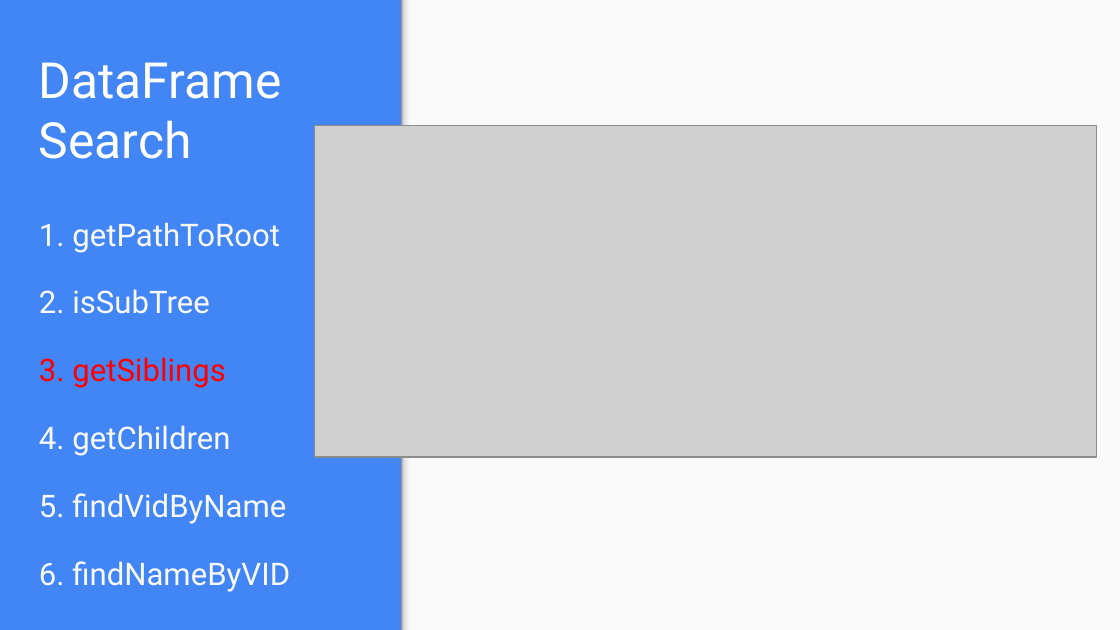
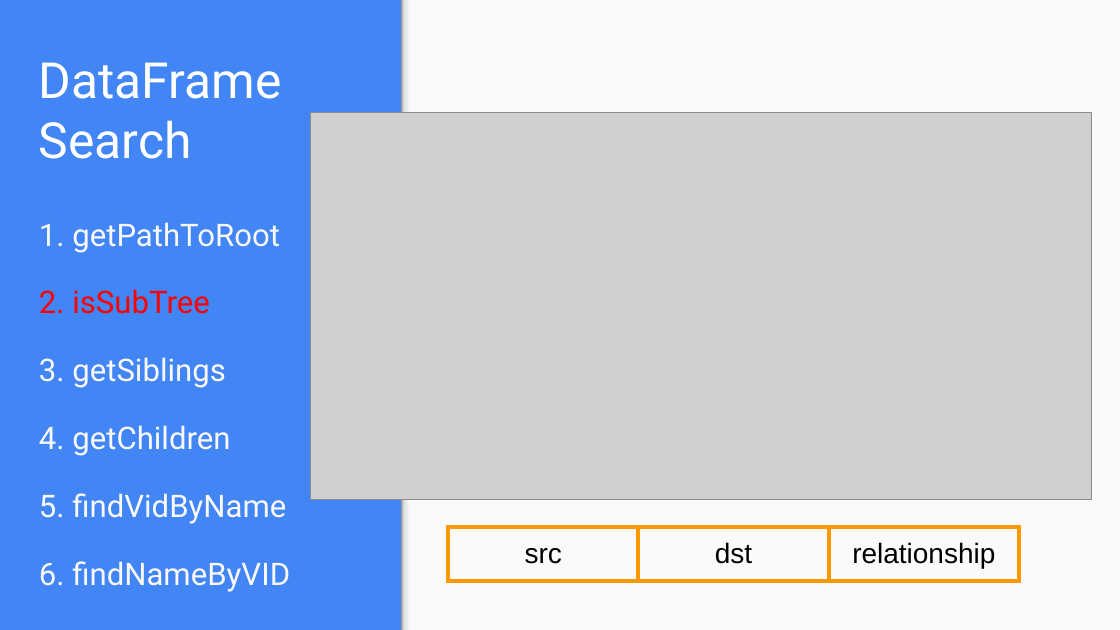
Before and after one commit to Houzl/CSYE7200FinalProject, a slide deck: slide 18 of CSYE7200 Scala Final Presentation Slides.pptx (slide 19 before the commit). Drawn at 1120x630 pixels with LibreOffice and Linux fonts; fonts in the diff are those of the drawing; grey boxes stand for pictures. Boxes give left, top, right and bottom in pixels: in the first picture for what was removed or moved away, otherwise in the second. Text is boxed around its words. In the diff, an @@ line names an element or a change of style, - is before the commit and + after.

```diff
--- a/CSYE7200 Scala Final Presentation Slides.pptx
+++ b/CSYE7200 Scala Final Presentation Slides.pptx
@@ picture: place and size @@
-picture at (315,125,1098,457)
+picture at (310,112,1092,500)
@@ text at (39,289,226,388): text colour #F9F9F9 to #FF0000 in "2. isSubTree"; text colour #FF0000 to #F9F9F9 in "3. getSiblings" @@
@@ table added at (448,528,1019,584), 1 rows, 3 columns @@
+src | dst | relationship
```
Also in this commit, not shown: 17 other slides changed, 1 slide added.
